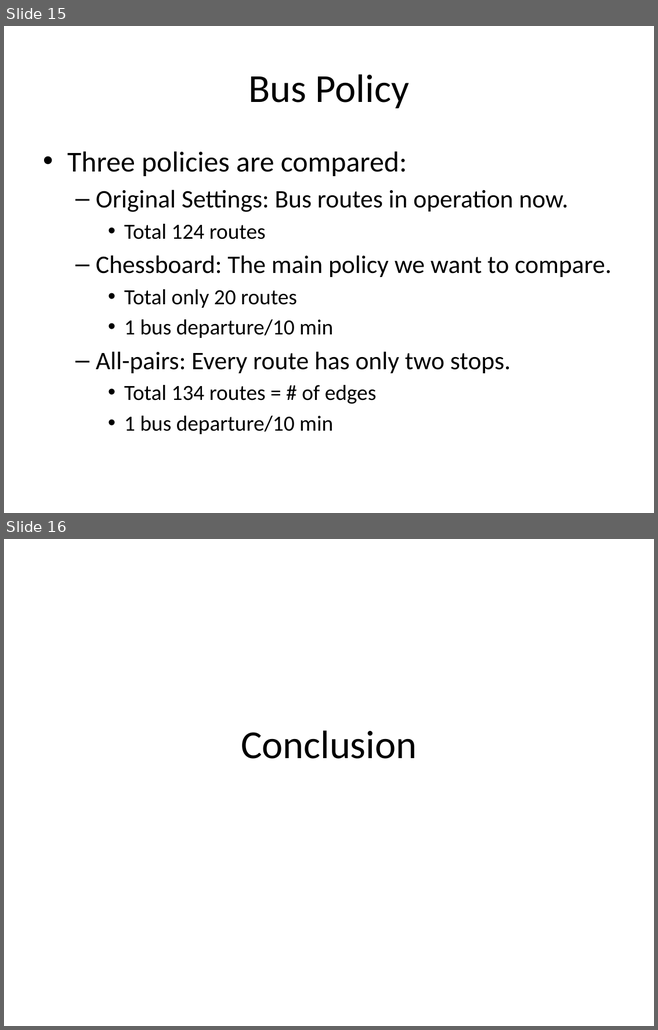
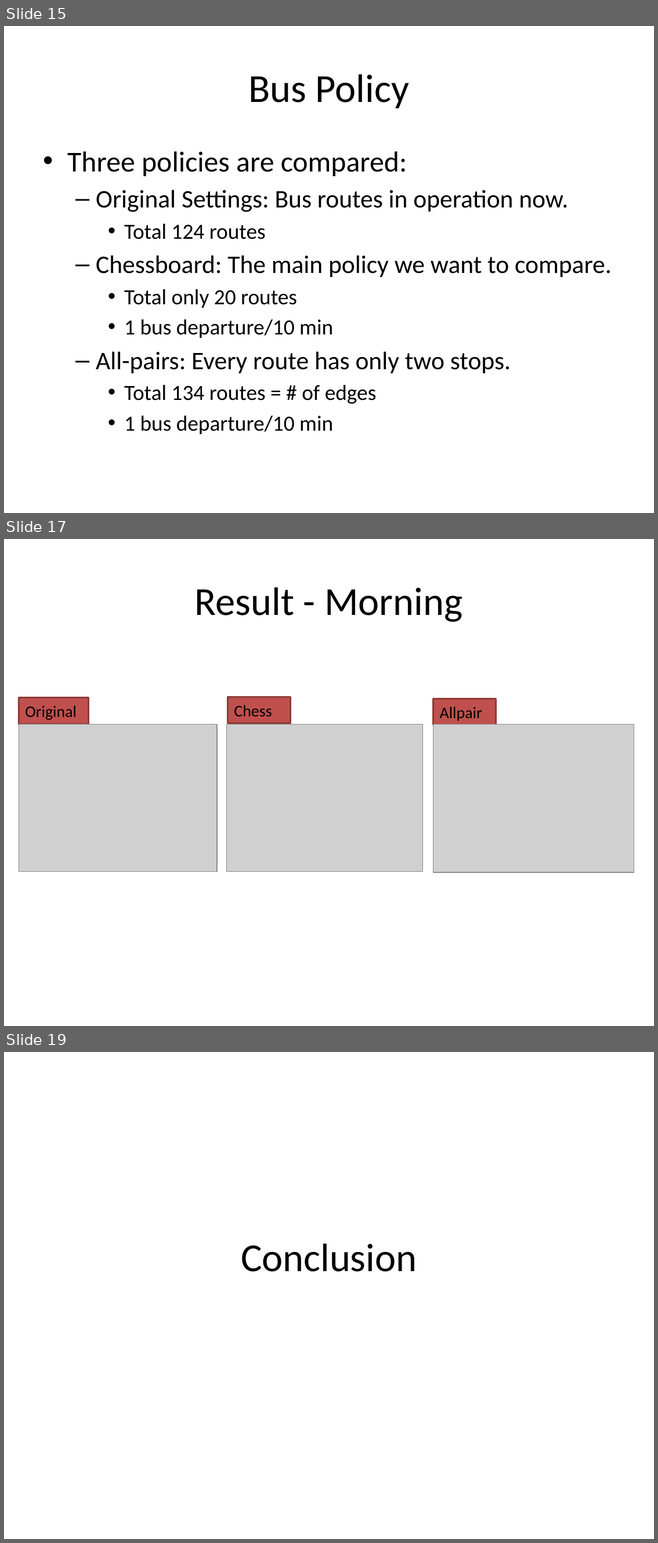
Before and after one commit to shawnwun/TPEBus_Simulation, a slide deck: ppt/multiagent_final.pptx. Shown one above the other, each under a label of ours: slides 15 and 16 before the commit, slides 15, 17 and 19 after it; the slides between them are not shown. The pictures are 658x1030 and 658x1543 pixels, drawn with LibreOffice and Linux fonts; fonts in the diff are those of the drawing; grey boxes stand for pictures. Boxes give left, top, right and bottom in pixels: in the first picture for what was removed or moved away, otherwise in the second. Text is boxed around its words. In the diff, an @@ line names an element or a change of style, - is before the commit and + after.

Commit message:
result ppt

```diff
--- a/ppt/multiagent_final.pptx
+++ b/ppt/multiagent_final.pptx
@@ slide 17 added at (4, 539, 654, 1026), background #FFFFFF @@
@@ title added at (195, 587, 462, 622), 44 pt, text #000000 @@
+Result - Morning
@@ rectangle added at (19, 698, 89, 724), fill #C0504D, outline #8E3B39 2 pt, 18 pt, text #000000 @@
+Original
@@ rectangle added at (227, 697, 291, 723), fill #C0504D, outline #8E3B39 2 pt, 18 pt, text #000000 @@
+Chess
@@ rectangle added at (433, 699, 496, 725), fill #C0504D, outline #8E3B39 2 pt, 18 pt, text #000000 @@
+Allpair
@@ picture added at (19, 724, 217, 871) @@
@@ picture added at (227, 724, 423, 871) @@
@@ picture added at (433, 724, 633, 873) @@
@@ what was slide 16 is now slide 19 @@
```
Also in this commit, not shown: 1 slide changed, 2 other slides added, 6 other files.
